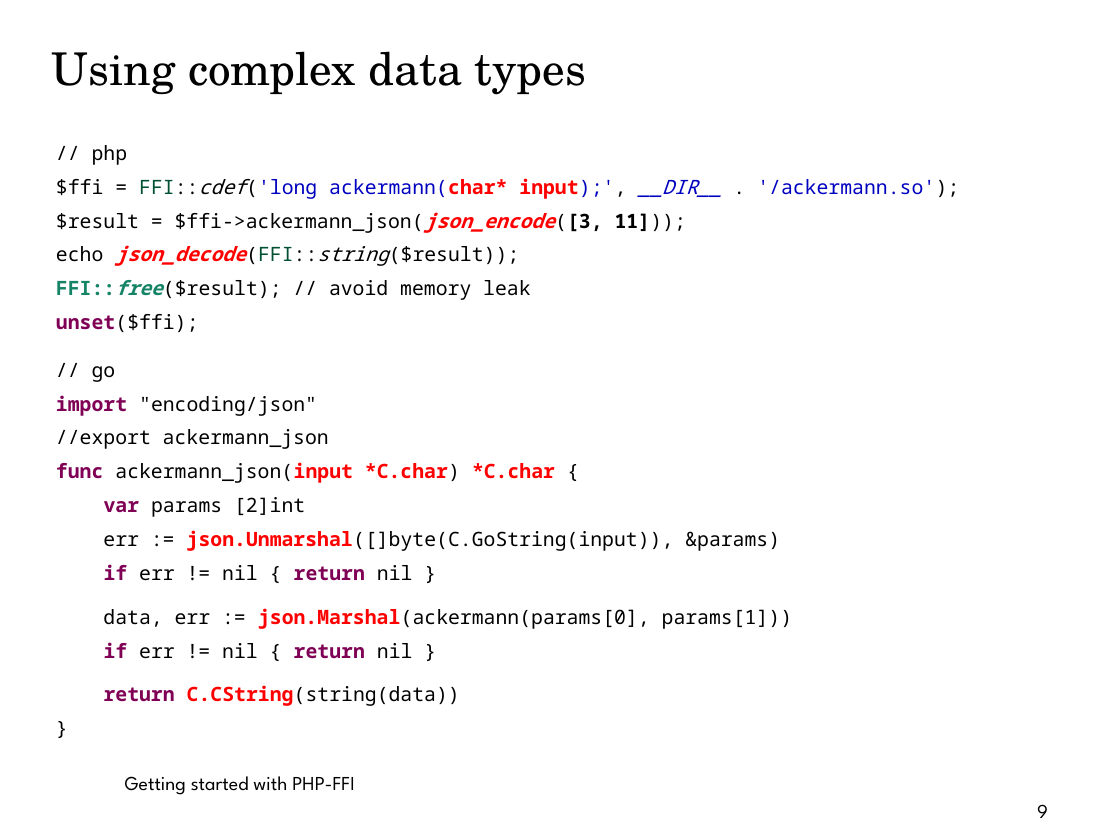
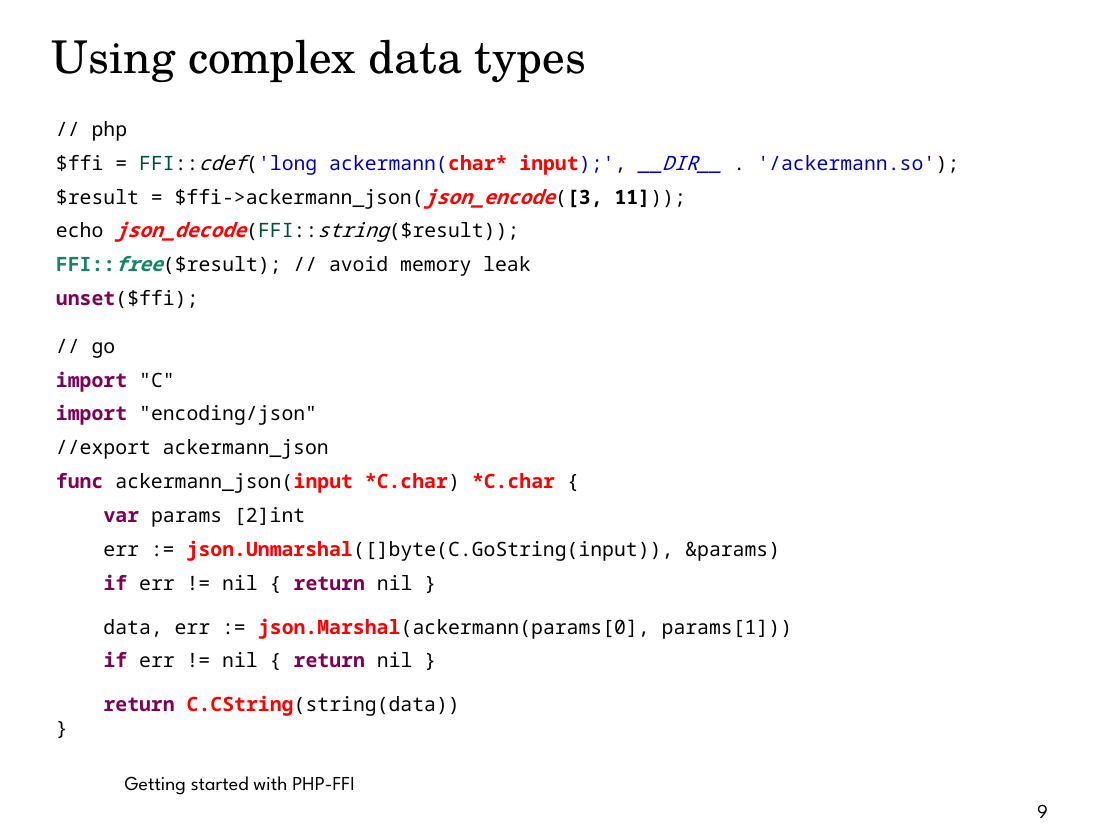
Before and after one commit to thomasbley/php-go-integration, a slide deck: slide 9 of Getting_started_with_phpffi_ipc_2021_ThomasBley.odp. Drawn at 1120x840 pixels with LibreOffice and Linux fonts; fonts in the diff are those of the drawing; background and template pictures are left out. Boxes give left, top, right and bottom in pixels: in the first picture for what was removed or moved away, otherwise in the second. Text is boxed around its words. In the diff, an @@ line names an element or a change of style, - is before the commit and + after.

Commit message:
updated slides

```diff
--- a/Getting_started_with_phpffi_ipc_2021_ThomasBley.odp
+++ b/Getting_started_with_phpffi_ipc_2021_ThomasBley.odp
@@ title "Using complex data types": place and size @@
-title "Using complex data types" at [52, 51, 586, 95]
+title "Using complex data types" at [52, 39, 586, 83]
@@ text "// php": place and size @@
-text "// php" at [56, 145, 959, 706]
+text "// php" at [56, 121, 959, 716]
@@ text at [56, 371, 175, 392]: paragraph added @@
+import "C"
@@ text at [104, 695, 460, 716]: text changed @@
-return C.CString(string(data))
-}
+return C.CString(string(data))
+}
```
Also in this commit, not shown: 1 other file.
